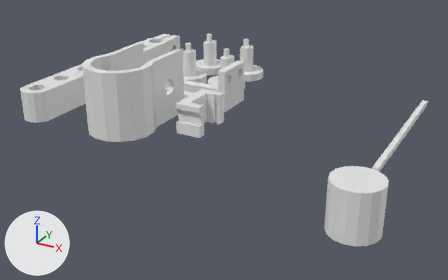
The Blender file electronics-mounts/electronics-mounts.blend as it was, and as the next commit left it.
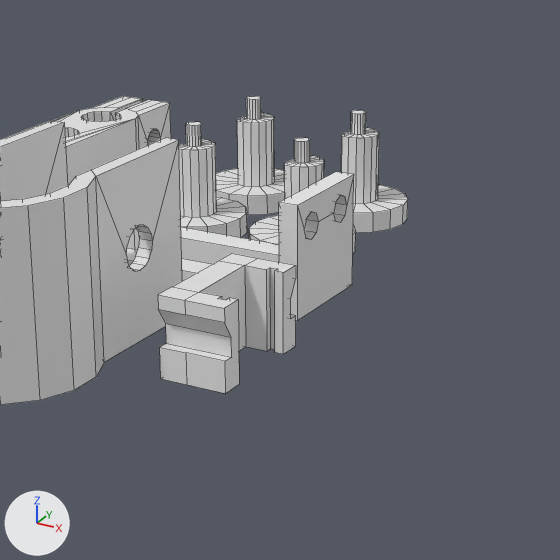
Each version appears first whole from a 50 mm camera at (134.8, -215.8, 86.9) aimed at (28.1, -21.8, -10.1), and next in a close-up on the part from 27% to 71% of the width and 0% to 70% of the height. The lights are fixed; the arrows at lower left show +X, +Y and +Z. The close-ups show mesh edges as thin lines.

Script lines for the objects in view, before the commit:
```python
me_cylinder_001 = bpy.data.meshes.new('Cylinder.001')
me_cylinder_001.from_pydata(...)  # 340 vertices, 194 faces; spans x -0.9..1.1, y -10.7..6.1, z 0.0..2.0
me_cylinder_005 = bpy.data.meshes.new('Cylinder.005')
me_cylinder_005.from_pydata(...)  # 124 vertices, 70 faces; spans x -12.2..12.1, y -14.2..23.8, z 0.0..24.7
me_plane = bpy.data.meshes.new('Plane')
me_plane.from_pydata(...)  # 60 vertices, 40 faces; spans x -2.0..7.6, y -8.9..8.9, z 0.0..11.2
ob_hose_mount = bpy.data.objects.new('hose-mount', me_cylinder_005)
ob_hose_mount.location = (1.8, -48.3, 0.0)
ob_pot_armeture = bpy.data.objects.new('pot-armeture', me_cylinder_001)
ob_pot_armeture.location = (-33.5, 0.0, 0.0)
ob_pot_armeture.scale = (5.78, 5.78, 5.78)
ob_usb_clip = bpy.data.objects.new('usb-clip', me_plane)
ob_usb_clip.location = (23.3, -35.7, 0.0)
# also in view: 'wire-route' at (1.9, -10.6, 8.2); 'standoff' at (3.4, 17.1, 8.5)
```
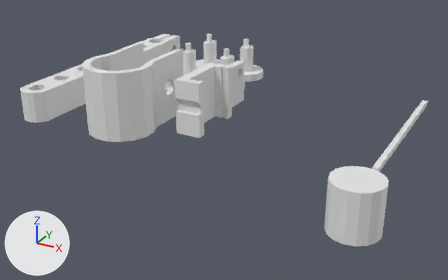
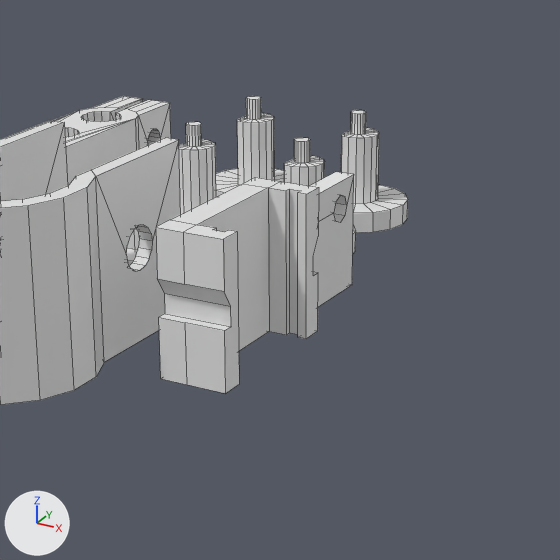
Diff of the bpy script that builds the scene:
```diff
--- a/electronics-mounts/electronics-mounts.blend.py
+++ b/electronics-mounts/electronics-mounts.blend.py
@@ me_plane @@
 # used by ob_usb_clip; location = (23.3, -35.7, 0.0)
-me_plane.from_pydata(...)  # 60 vertices, 40 faces; spans x -2.0..7.6, y -8.9..8.9, z 0.0..11.2
+me_plane.from_pydata(...)  # 60 vertices, 40 faces; spans x -2.0..7.6, y -8.9..15.1, z 0.0..19.9
+# me_plane part 1: 52 of 60 vertices moved; they spanned x -2.0..7.6, y -8.9..8.9, z 0.0..11.2 and now span x -2.0..7.6, y -8.9..15.1, z 0.0..19.9; mean shift (-0.1, 3.6, 4.9); largest move (5.2, 6.5, 11.2) -> (4.6, 12.7, 19.9)
```

Location of each change, [x1, y1, x2, y2] in pixels of the close-ups (560 x 560 px):
'usb-clip', reshaped (18% wider, 55% taller): before [158, 254, 296, 393]; after [156, 177, 319, 393]
